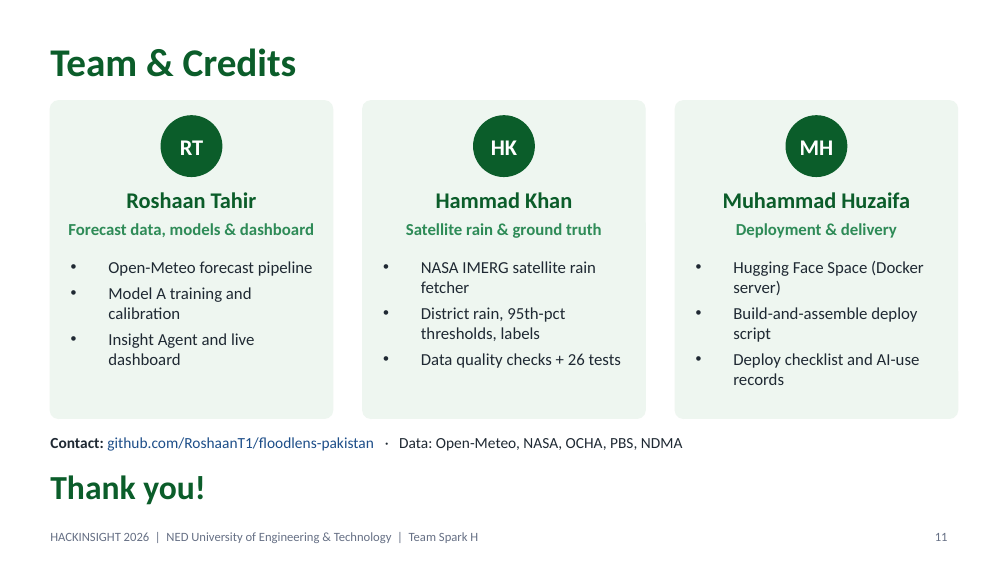
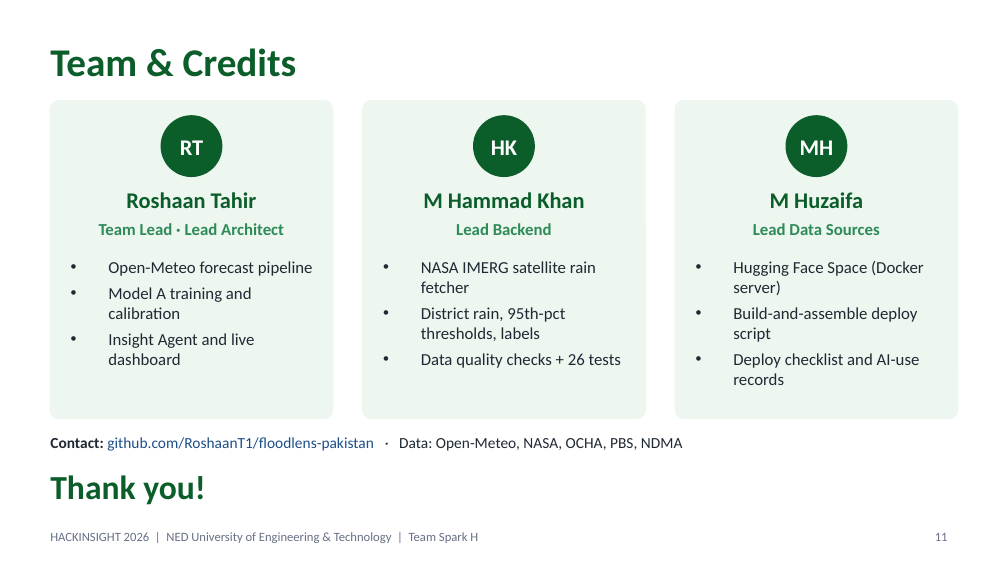
Before and after one commit to RoshaanT1/floodlens-pakistan, a slide deck: slide 11 of FloodLens_SparkH.pptx. Drawn at 1008x567 pixels with LibreOffice and Linux fonts; fonts in the diff are those of the drawing. Boxes give left, top, right and bottom in pixels: in the first picture for what was removed or moved away, otherwise in the second. Text is boxed around its words. In the diff, an @@ line names an element or a change of style, - is before the commit and + after.

Commit message:
README: deployed URL and team roles; deck roles match the submission form

```diff
--- a/FloodLens_SparkH.pptx
+++ b/FloodLens_SparkH.pptx
@@ text at (423,192,584,208): text changed @@
-Hammad Khan
+M Hammad Khan
@@ text at (770,192,863,208): text changed @@
-Muhammad Huzaifa
+M Huzaifa
@@ text at (99,223,284,235): text changed @@
-Forecast data, models & dashboard
+Team Lead · Lead Architect
@@ text at (456,223,552,235): text changed @@
-Satellite rain & ground truth
+Lead Backend
@@ text at (753,223,880,235): text changed @@
-Deployment & delivery
+Lead Data Sources
```
Also in this commit, not shown: 2 other files.
